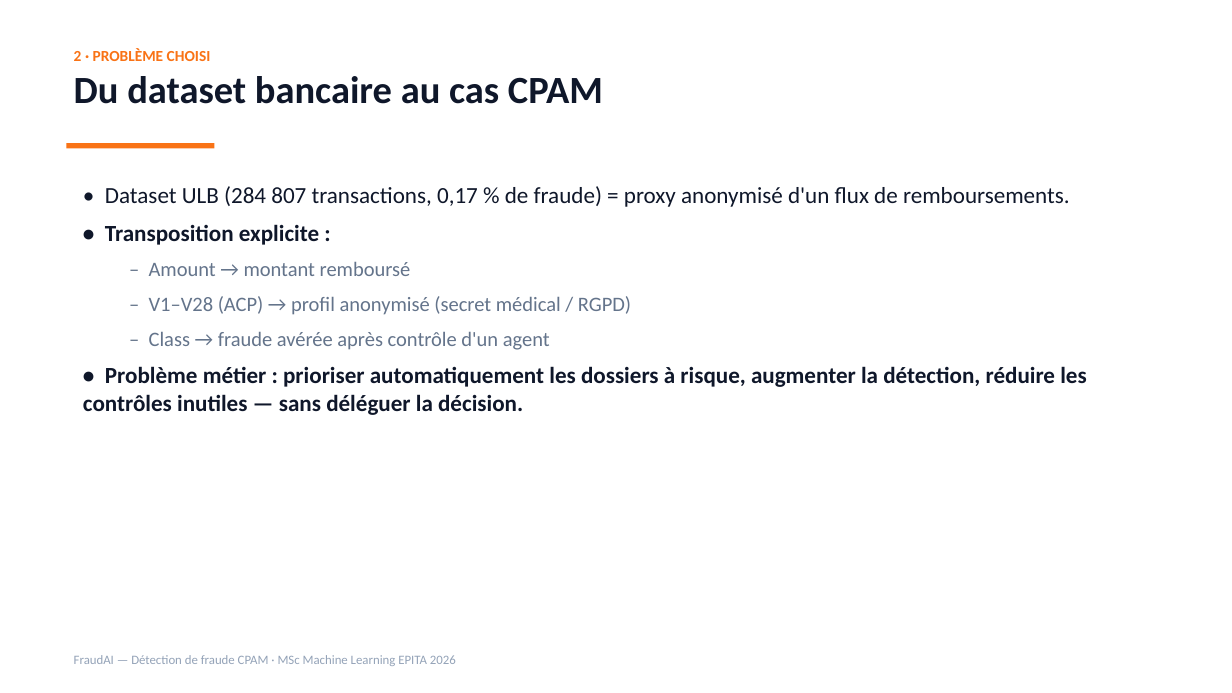
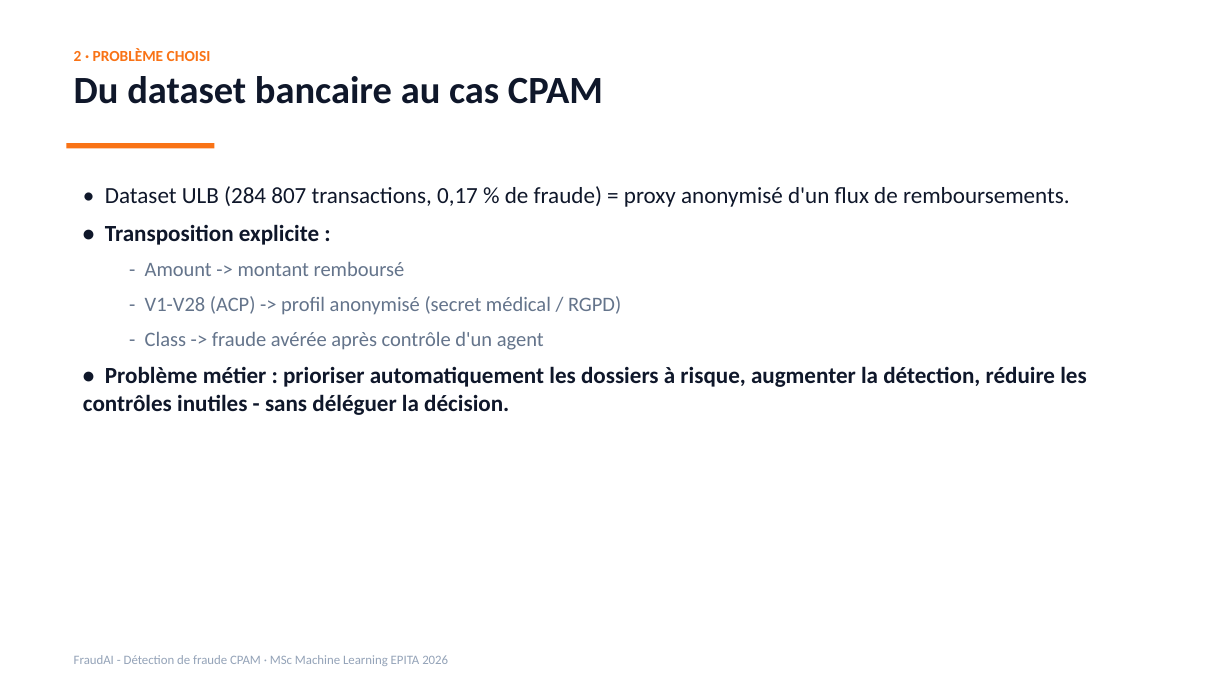
Before and after one commit to kteken10/Fondamentaux-Machine-Learning, a slide deck: slide 3 of rendu/03_FraudAI_Presentation.pptx. Drawn at 1232x693 pixels with LibreOffice and Linux fonts; fonts in the diff are those of the drawing. Boxes give left, top, right and bottom in pixels: in the first picture for what was removed or moved away, otherwise in the second. Text is boxed around its words. In the diff, an @@ line names an element or a change of style, - is before the commit and + after.

```diff
--- a/rendu/03_FraudAI_Presentation.pptx
+++ b/rendu/03_FraudAI_Presentation.pptx
@@ text at <box>83,262,1086,415</box>: text changed @@
-  – Amount → montant remboursé
-  – V1–V28 (ACP) → profil anonymisé (secret médical / RGPD)
-  – Class → fraude avérée après contrôle d'un agent
-• Problème métier : prioriser automatiquement les dossiers à risque, augmenter la détection, réduire les contrôles inutiles — sans déléguer la décision.
+  - Amount -> montant remboursé
+  - V1-V28 (ACP) -> profil anonymisé (secret médical / RGPD)
+  - Class -> fraude avérée après contrôle d'un agent
+• Problème métier : prioriser automatiquement les dossiers à risque, augmenter la détection, réduire les contrôles inutiles - sans déléguer la décision.
@@ text at <box>74,655,448,666</box>: text changed @@
-FraudAI — Détection de fraude CPAM · MSc Machine Learning EPITA 2026
+FraudAI - Détection de fraude CPAM · MSc Machine Learning EPITA 2026
```
Also in this commit, not shown: 10 other slides changed, 2 other files.
